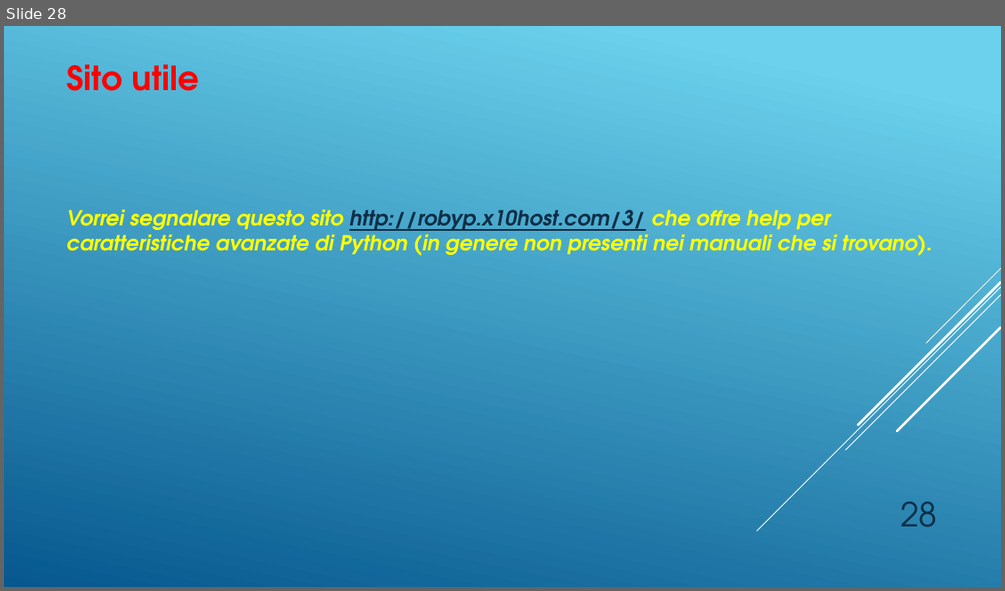
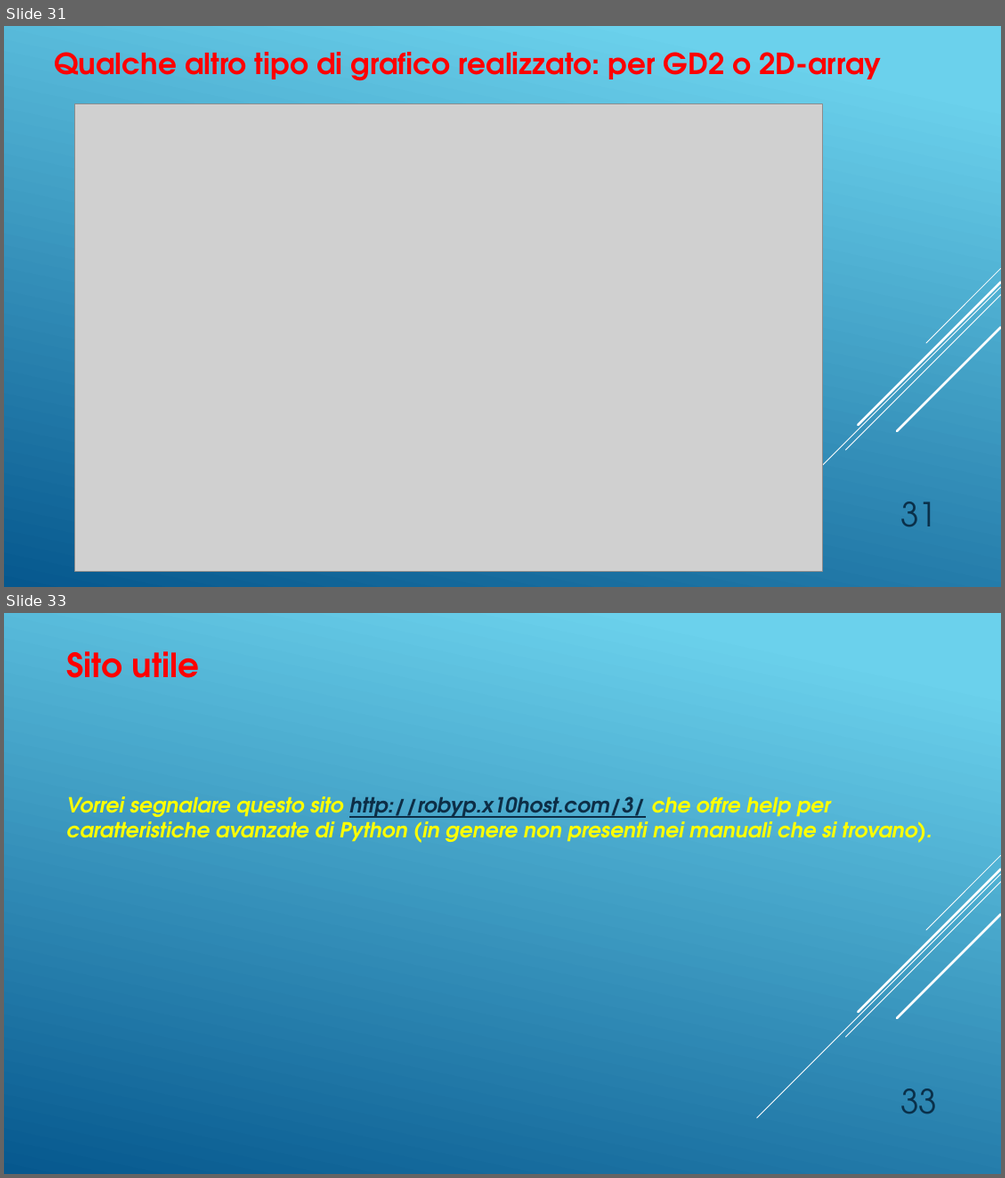
Before and after one commit to SerFrasca/SnagPy, a slide deck: doc/SnagPy04.pptx. Shown one above the other, each under a label of ours: slide 28 before the commit, slides 31 and 33 after it; the slides between them are not shown. The pictures are 1005x591 and 1005x1178 pixels, drawn with LibreOffice and Linux fonts; fonts in the diff are those of the drawing; grey boxes stand for pictures. Boxes give left, top, right and bottom in pixels: in the first picture for what was removed or moved away, otherwise in the second. Text is boxed around its words. In the diff, an @@ line names an element or a change of style, - is before the commit and + after.

```diff
--- a/doc/SnagPy04.pptx
+++ b/doc/SnagPy04.pptx
@@ slide 31 added at box(4, 26, 1001, 587), background gradient #6ED2EB to #06588E; not listed: 5 template elements that a slide beside it also shows @@
@@ text added at box(54, 52, 882, 81), 28 pt, text #FF0000, bold @@
+Qualche altro tipo di grafico realizzato: per GD2 o 2D-array
@@ picture added at box(74, 103, 822, 572) @@
@@ page number added at box(900, 501, 937, 527), 32 pt, text #0A304A @@
+31
@@ what was slide 28 is now slide 33 @@
@@ page number at box(900, 1088, 937, 1114): text changed @@
-28
+33
```
Also in this commit, not shown: 6 slides changed, 4 other slides added, 3 other files.
